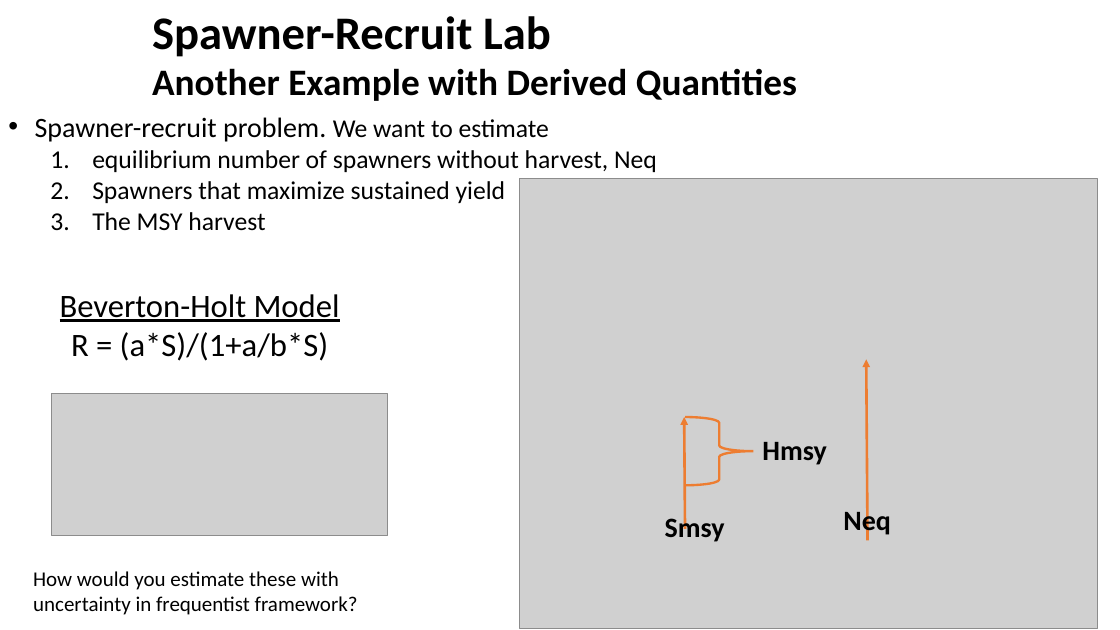
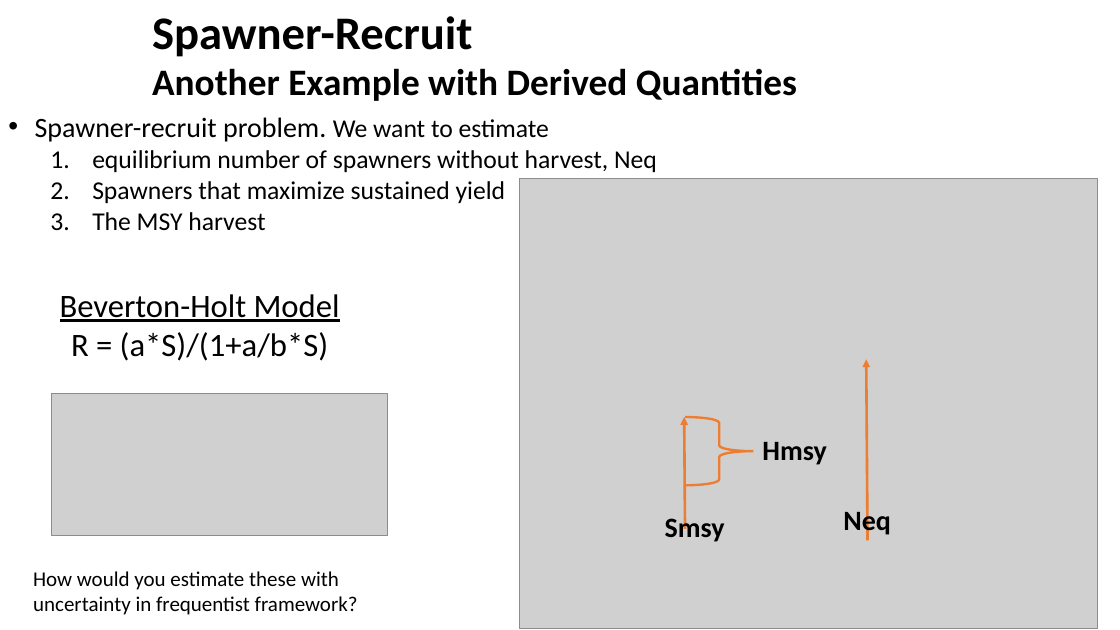
Before and after one commit to taaltree/FW536, a slide deck: slide 7 of Day5_BayesII/FW536_Day5_BayesII.pptx. Drawn at 1120x630 pixels with LibreOffice and Linux fonts; fonts in the diff are those of the drawing; grey boxes stand for pictures. Boxes give left, top, right and bottom in pixels: in the first picture for what was removed or moved away, otherwise in the second. Text is boxed around its words. In the diff, an @@ line names an element or a change of style, - is before the commit and + after.

```diff
--- a/Day5_BayesII/FW536_Day5_BayesII.pptx
+++ b/Day5_BayesII/FW536_Day5_BayesII.pptx
@@ text at box(152, 16, 472, 57): text changed @@
-Spawner-Recruit Lab
+Spawner-Recruit
```
Also in this commit, not shown: 6 other slides changed, 3 slides added, 2 slides removed, 4 other files.
